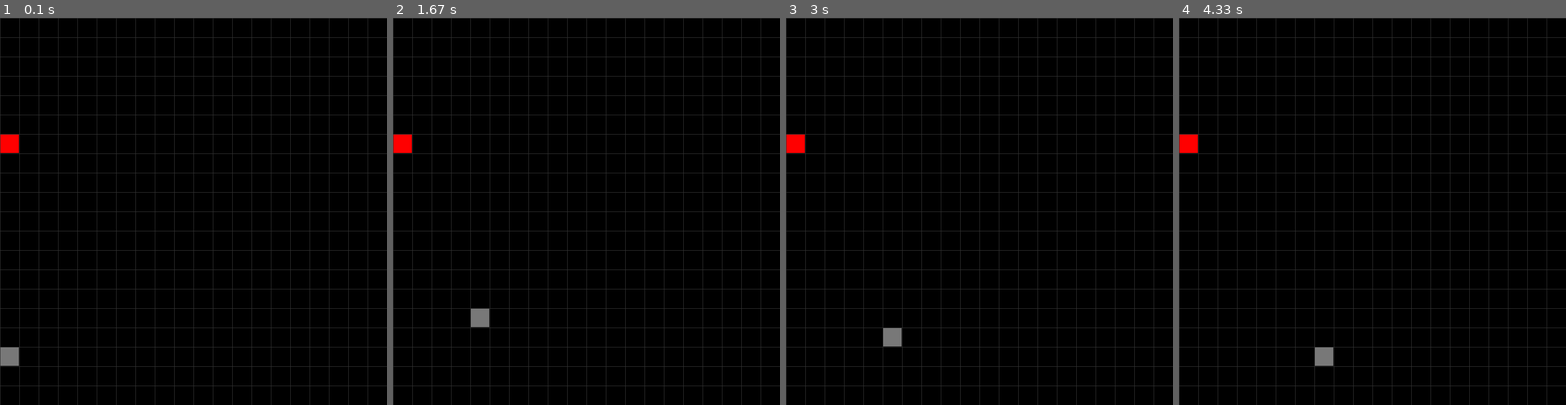
Above: before the commit, frames 1-4 (left to right).
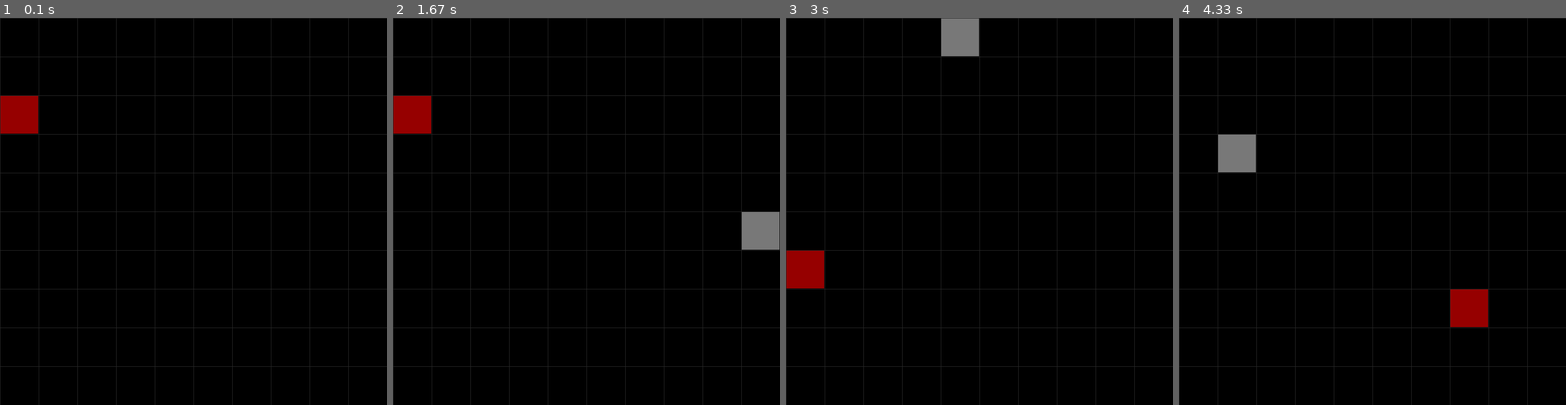
Above: after the commit, the same moments.

Repository: agentzero001/more_python
Game: pygame game, started from pygame/snake/main.py
The game is run twice, just before and just after one commit, with the same random seed, the same clock (stepped at 60 frames per second) and the same inputs.
Inputs:
- Up to frame 1 (0.1 s): no input
- Up to frame 2 (1.67 s): hold D 0.33-0.8 s; hold W 0.83-1.13 s; hold D 1.17-1.63 s
- Up to frame 3 (3 s): hold S 2.23-2.53 s; hold A 2.57-2.97 s
- Up to frame 4 (4.33 s): hold W 3-3.37 s; hold D 3.4-4.03 s; hold S from 4.07 s (still down)

The runs differ from the first frame. In frame 1, 3.8% of the frame differs, in the area x 0-100%, y 0-100%; in frame 2, 4.8%; in frame 3, 4.8%; in frame 4, 4.8%.

Commit message:
deep in the night

Diff:
--- a/pygame/snake/game_objects.py
+++ b/pygame/snake/game_objects.py
@@ -11,8 +11,11 @@
         self.rect = pg.rect.Rect([0, 0, game.TILE_SIZE - 2, game.TILE_SIZE - 2])
         self.rect.center = self.get_random_pos()
         self.direction = vec2(0, 0)
-        self.step_delay = 200
+        self.step_delay = 100
         self.time = 0
+        self.length = 1
+        self.segments = []
+        self.directions = {key: 1 for key in [pg.K_w, pg.K_a, pg.K_s, pg.K_d]}
 
     get_random_pos = lambda self: [randrange(self.size // 2 ,
                                              self.game.W_SIZE - self.size // 2,
@@ -21,17 +24,37 @@
                                              self.game.W_SIZE - self.size // 2,
                                              self.size)]
 
+    def border_collision(self):
+        if self.rect.left < 0 or self.rect.right > self.game.W_SIZE:
+            self.game.new_game()
+        if self.rect.top < 0 or self.rect.bottom > self.game.W_SIZE:
+            self.game.new_game()
+
+    def self_eat(self):
+        if len(self.segments) != len(set(segment.center for segment in self.segments)):
+            self.game.new_game()
+
     def control(self, event):
         if event.type == pg.KEYDOWN:
             #print(event)
-            if event.key == pg.K_w:
+            if event.key == pg.K_w and self.directions[pg.K_w]:
                 self.direction = vec2(0, -self.size)
-            if event.key == pg.K_s:
+                self.directions = {pg.K_w: 1, pg.K_s: 0, pg.K_d: 1, pg.K_a: 1}
+            if event.key == pg.K_s and self.directions[pg.K_s]:
                 self.direction = vec2(0, self.size)
-            if event.key == pg.K_a:
+                self.directions = {pg.K_w: 0, pg.K_s: 1, pg.K_d: 1, pg.K_a: 1}
+            if event.key == pg.K_a and self.directions[pg.K_a]:
                 self.direction = vec2(-self.size, 0)
-            if event.key == pg.K_d:
+                self.directions = {pg.K_w: 1, pg.K_s: 1, pg.K_d: 0, pg.K_a: 1}
+            if event.key == pg.K_d and self.directions[pg.K_d]:
                 self.direction = vec2(self.size, 0)
+                self.directions = {pg.K_w: 1, pg.K_s: 1, pg.K_d: 1, pg.K_a: 0}
+
+    def reposition(self):
+        if self.rect.center == self.game.food.rect.center:
+            self.game.food.rect.center = self.get_random_pos()
+            self.length += 1
+
 
     def delta_time(self):
         time_now = pg.time.get_ticks()
@@ -43,13 +66,20 @@
     def move(self):
         if self.delta_time():
             self.rect.move_ip(self.direction)
+            self.segments.append(self.rect.copy())
+            self.segments = self.segments[-self.length:]
 
     def update(self):
+        self.self_eat()
+        self.reposition()
+        self.border_collision()
         self.move()
 
     def draw(self):
-        pg.draw.rect(self.game.screen, (120,120,120), self.rect)
-
+        tuple(pg.draw.rect(self.game.screen,
+                           (120,120,120),
+                           segment)
+              for segment in self.segments)
 
 class Food:
 
@@ -59,6 +89,5 @@
         self.rect = pg.rect.Rect([0, 0, game.TILE_SIZE - 2, game.TILE_SIZE - 2])
         self.rect.center = self.game.snake.get_random_pos()
 
-
     def draw(self):
-        pg.draw.rect(self.game.screen, 'red', self.rect)
+        pg.draw.rect(self.game.screen, (150,0,0), self.rect)
--- a/pygame/snake/main.py
+++ b/pygame/snake/main.py
@@ -6,7 +6,7 @@
     def __init__(self, W_SIZE=800):
         pg.init()
         self.W_SIZE = W_SIZE
-        self.TILE_SIZE = self.W_SIZE // 20
+        self.TILE_SIZE = self.W_SIZE // 10
         self.screen = pg.display.set_mode([self.W_SIZE] * 2)
         self.clock = pg.time.Clock()
         self.new_game()
@@ -28,7 +28,7 @@
 
     def draw_grid(self):
         tuple(pg.draw.line(self.screen,
-                           (50,) * 3,
+                           (40,) * 3,
                            (x, 0),
                            (x, self.W_SIZE))
               for x in range(0,
@@ -36,7 +36,7 @@
                              self.TILE_SIZE))
 
         tuple(pg.draw.line(self.screen,
-                           (50,) * 3,
+                           (40,) * 3,
                            (0, y),
                            (self.W_SIZE, y))
               for y in range(0,
